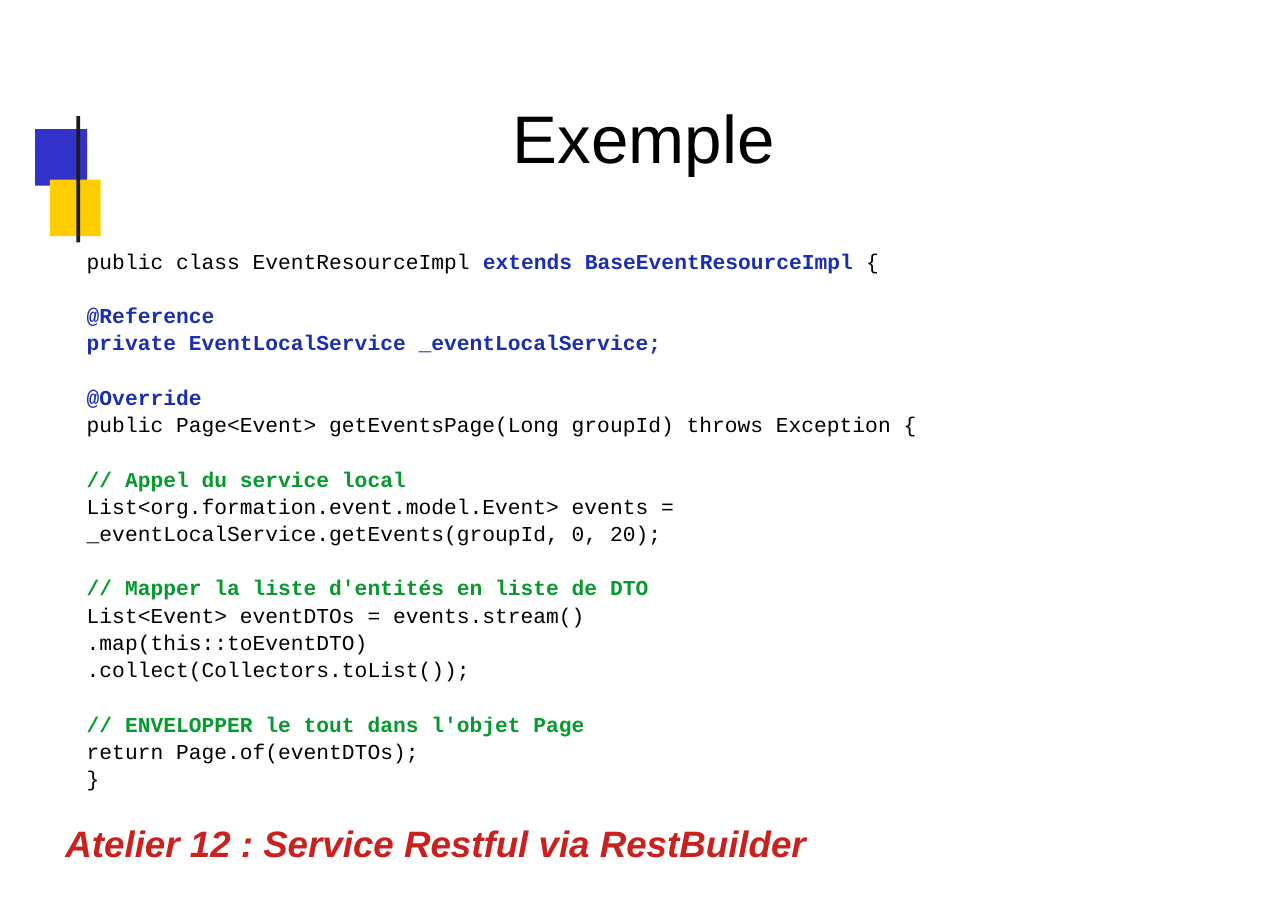
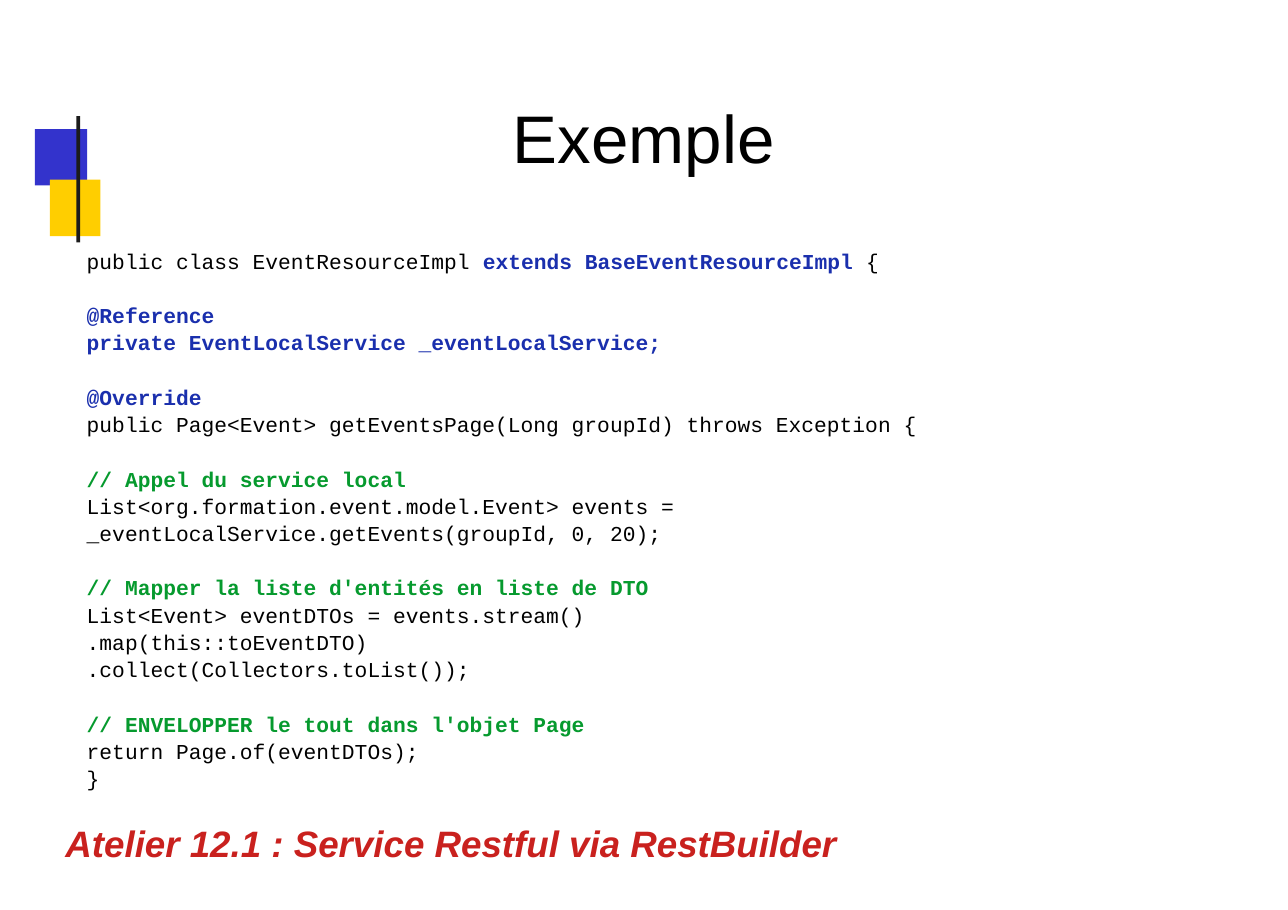
Before and after one commit to dthibau/liferay, a slide deck: slide 151 of Lrd7.pptx (slide 150 before the commit). Drawn at 1288x910 pixels with LibreOffice and Linux fonts; fonts in the diff are those of the drawing; background and template pictures are left out. Boxes give left, top, right and bottom in pixels: in the first picture for what was removed or moved away, otherwise in the second. Text is boxed around its words. In the diff, an @@ line names an element or a change of style, - is before the commit and + after.

```diff
--- a/Lrd7.pptx
+++ b/Lrd7.pptx
@@ text at [65, 830, 836, 858]: text changed @@
-Atelier 12 : Service Restful via RestBuilder
+Atelier 12.1 : Service Restful via RestBuilder
```
Also in this commit, not shown: 41 other slides changed, 20 slides added, 6 slides removed, 6 other files.
